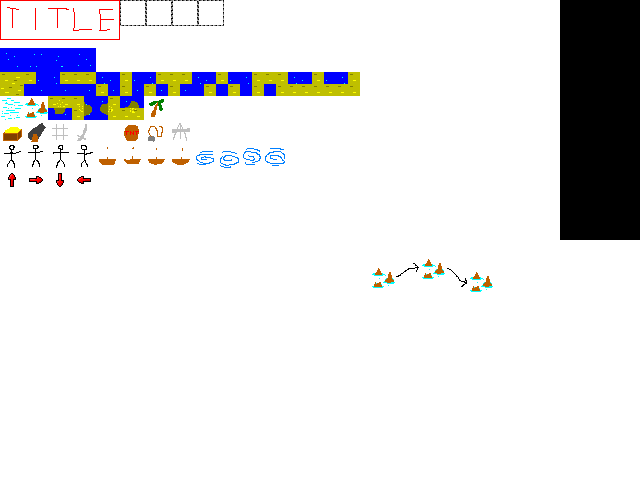
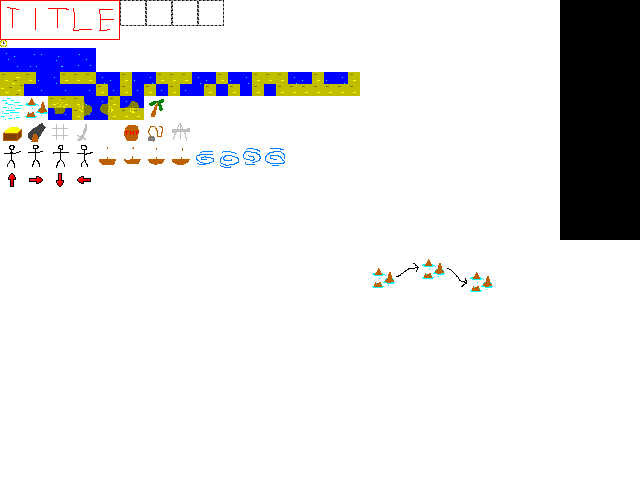
Revision of a layered 640 × 480 image; what changed, layer by layer:
painted on "content" over box(0, 40, 7, 47)
